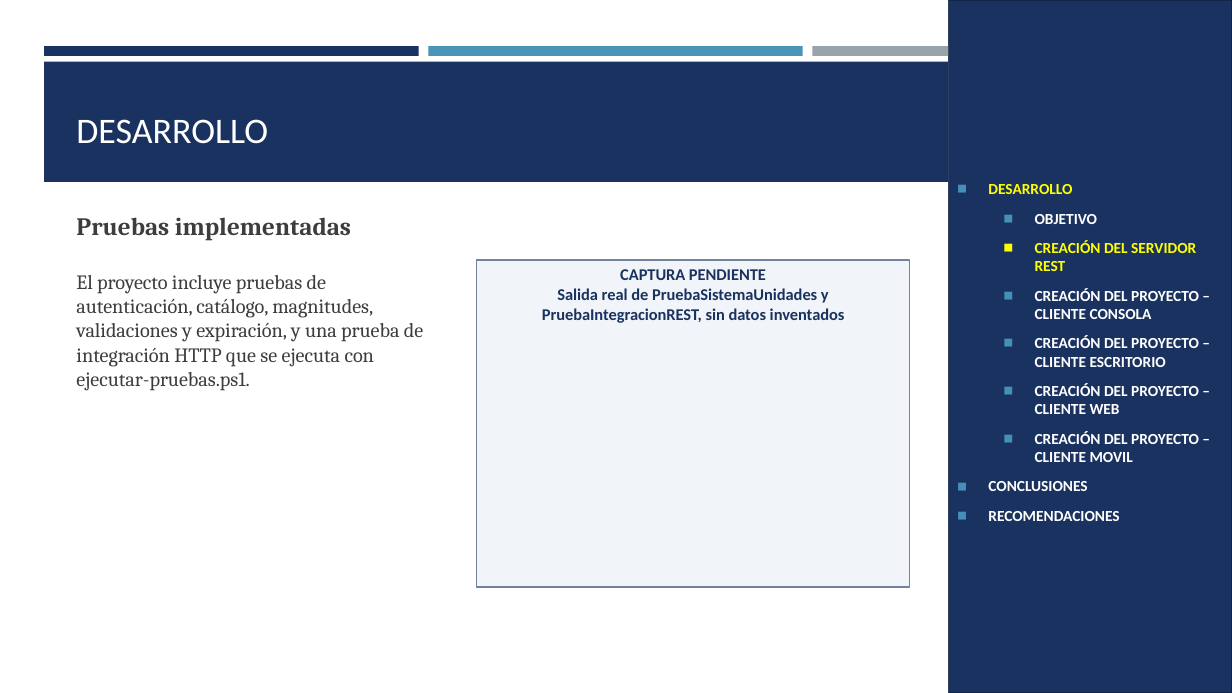
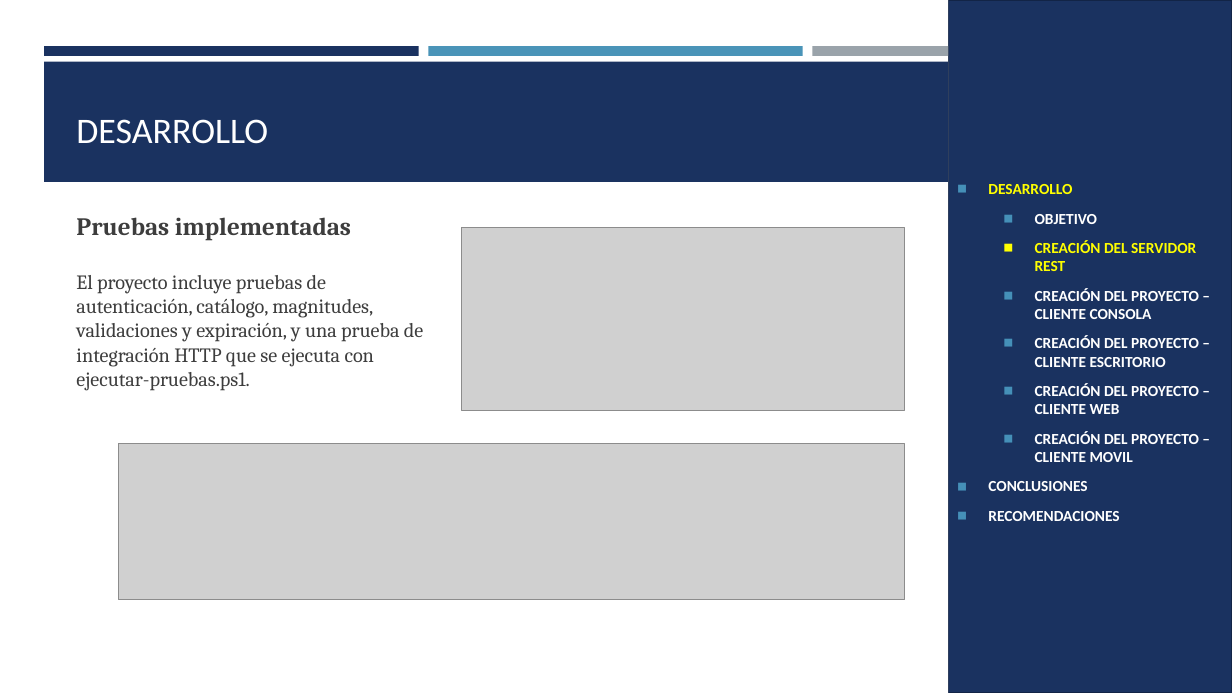
Before and after one commit to luis-sagx/arquitectura, a slide deck: slide 8 of TI.1.3 PAO202651_RESTFULL_JAVA_SINBDD_NRC36883_GR09/05. DOCUMENTACION/PRESENTACION_TECNICA_GR09.pptx. Drawn at 1232x693 pixels with LibreOffice and Linux fonts; fonts in the diff are those of the drawing; grey boxes stand for pictures. Boxes give left, top, right and bottom in pixels: in the first picture for what was removed or moved away, otherwise in the second. Text is boxed around its words. In the diff, an @@ line names an element or a change of style, - is before the commit and + after.

Commit message:
Completa capturas de las presentaciones y corrige la ejecución de los clientes
- TI.1.1: clase principal del cliente de escritorio y URL local del cliente móvil
- TI.1.2: el cliente MAUI usa localhost:14028 con adb reverse
- TI.1.3: corrige la URL de las pruebas de integración y agrega nbactions.xml al cliente de consola
- TI.1.4: elimina el proyecto duplicado .Verification y agrega VerificarHttp.ps1 a las pruebas del servidor
- Presentaciones: capturas reales y recuadros pendientes para los diagramas

```diff
--- a/TI.1.3 PAO202651_RESTFULL_JAVA_SINBDD_NRC36883_GR09/05. DOCUMENTACION/PRESENTACION_TECNICA_GR09.pptx
+++ b/TI.1.3 PAO202651_RESTFULL_JAVA_SINBDD_NRC36883_GR09/05. DOCUMENTACION/PRESENTACION_TECNICA_GR09.pptx
@@ picture added at (461,227,905,410) @@
@@ rectangle removed at (477,260,910,587) @@
-CAPTURA PENDIENTE
-Salida real de PruebaSistemaUnidades y PruebaIntegracionREST, sin datos inventados
@@ picture added at (118,444,905,600) @@
```
Also in this commit, not shown: 25 other slides changed, 16 other files.
